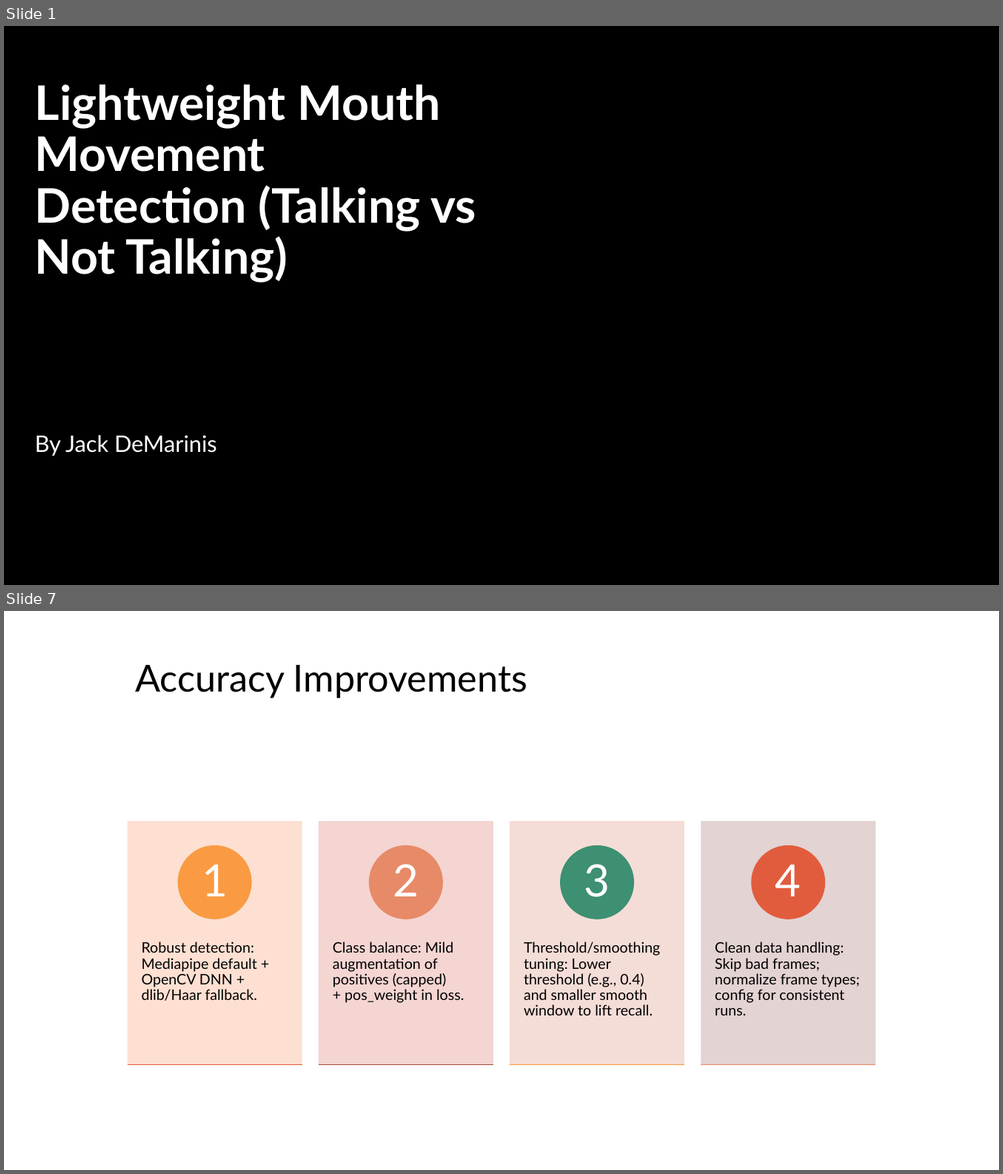
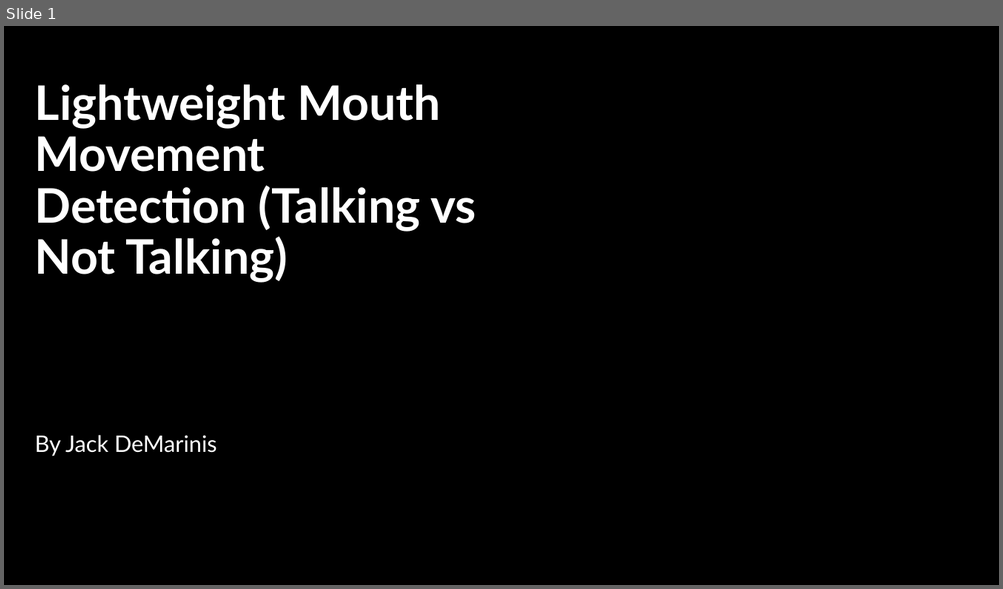
Before and after one commit to jackdemarinis/mouthMovementDetection, a slide deck: Lightweight Mouth Movement Detection (Talking vs Not.pptx. Shown one above the other, each under a label of ours: slides 1 and 7 before the commit, slide 1 after it; the slides between them are not shown. The pictures are 1003x1174 and 1003x589 pixels, drawn with LibreOffice and Linux fonts; fonts in the diff are those of the drawing; background and template pictures are left out. Boxes give left, top, right and bottom in pixels: in the first picture for what was removed or moved away, otherwise in the second. Text is boxed around its words. In the diff, an @@ line names an element or a change of style, - is before the commit and + after.

```diff
--- a/Lightweight Mouth Movement Detection (Talking vs Not.pptx
+++ b/Lightweight Mouth Movement Detection (Talking vs Not.pptx
@@ slide 7 removed at (4,611,999,1170), background #FFFFFF @@
@@ title removed at (135,665,527,698) @@
-Accuracy Improvements
@@ group removed at (128,821,875,1065): 8 rectangles, 8 texts, 4 ellipses @@
-Robust detection: Mediapipe default + OpenCV DNN + dlib/Haar fallback.
-1
-Class balance: Mild augmentation of positives (capped) + pos_weight in loss.
-2
-Threshold/smoothing tuning: Lower threshold (e.g., 0.4) and smaller smooth window to lift recall.
-3
-Clean data handling: Skip bad frames; normalize frame types; config for consistent runs.
-4
```
Also in this commit, not shown: 13 slides added, 8 other slides removed, 1 other file.
